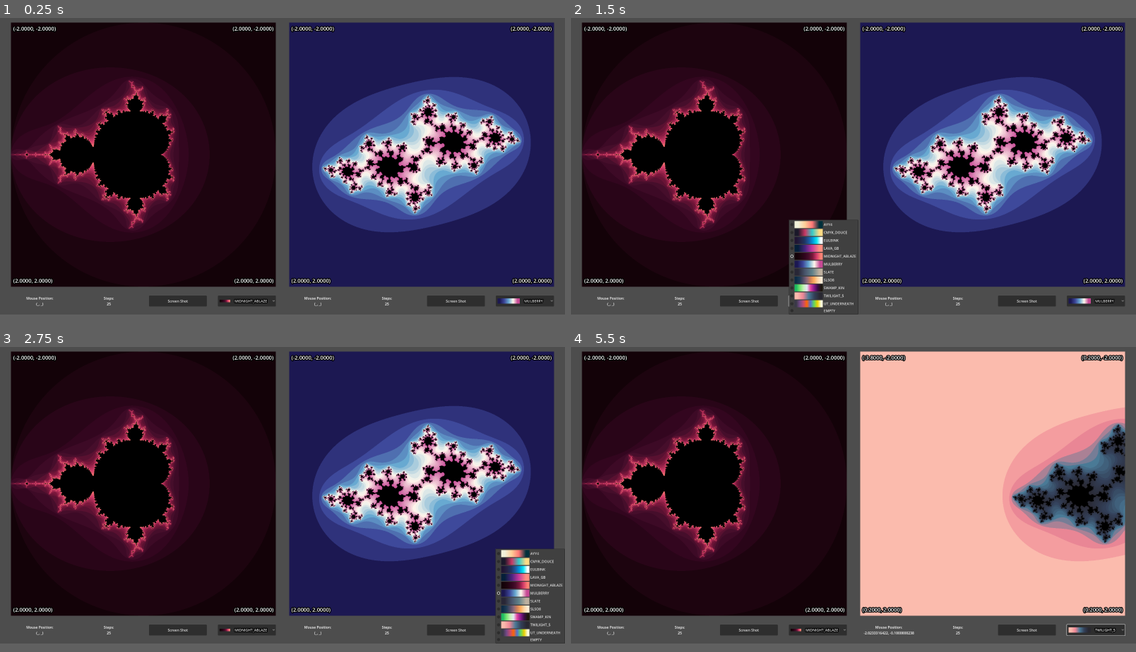
Above: before the commit, frames 1-4 (two rows, left to right).
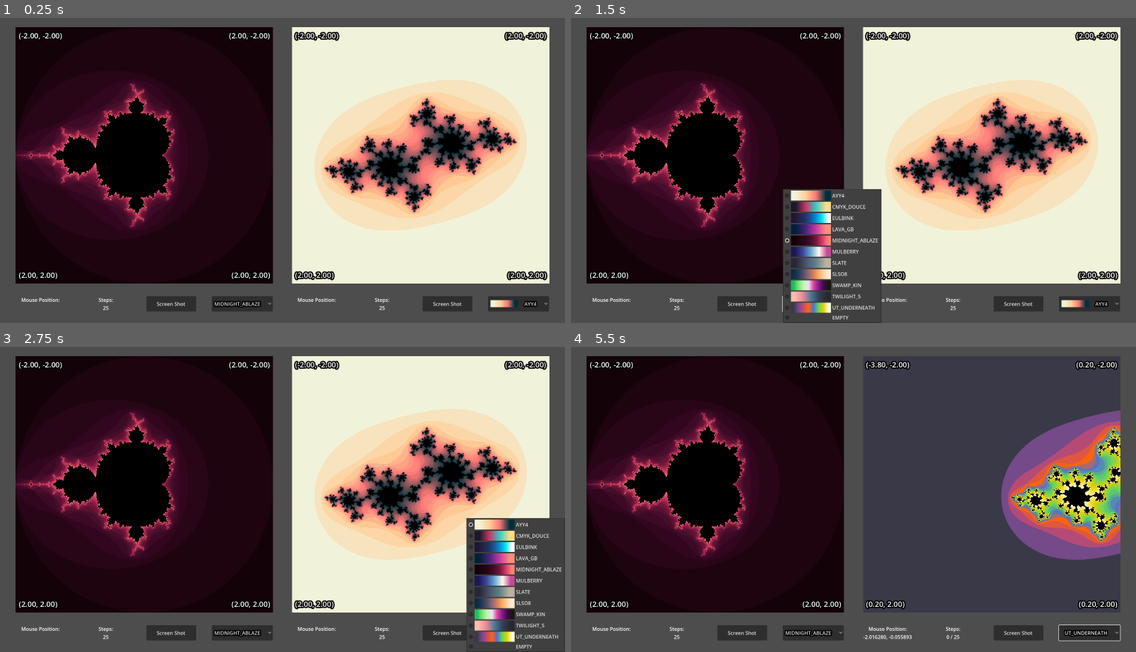
Above: after the commit, the same moments.

Repository: kirkatia98/mandelbrot
Game: Godot game, scene res://root.tscn
The game is run twice, just before and just after one commit, with the same random seed, the same clock (stepped at 60 frames per second) and the same inputs.
Inputs (mouse positions are in pixels of both pictures, inside the frame that each line leads up to):
- Up to frame 1 (0.25 s): no input
- Up to frame 2 (1.5 s): click "Screen Shot" at 0.5 s; click "MIDNIGHT_ABLAZE" at 1.25 s
- Up to frame 3 (2.75 s): click (525, 630) at 2 s, where only the run before the commit has a clickable "MULBERRY"
- Up to frame 4 (5.5 s): click (1090, 624) at 2.75 s, where only the run after the commit has a clickable "AYY4"; click (1096, 630) at 3.5 s, where only the run before the commit has a clickable "TWILIGHT_5"; click (1090, 624) at 4.25 s, where only the run after the commit has a clickable "UT_UNDERNEATH"; tap Enter at 5 s; move the mouse to (977, 478) at 5.02 s; hold Right (ui_right) from 5.03 s (still down); click (977, 478) at 5.17 s
In our replay, the window is 800x430 before the commit and 800x442 after it. These sizes can differ from the game's own. Grey fills any space a smaller window leaves; there, only what the larger window draws over its background counts as a difference.

The runs differ from the first frame. In frame 1, 46% of the frame differs, in the area x 1-99%, y 1-97%; in frame 2, 49%, in the area x 1-99%, y 1-100%; in frame 3, 46%; in frame 4, 47%.

Commit message:
Steps counter in UI

Diff:
--- a/fractal/boundary_coordinates.gd
+++ b/fractal/boundary_coordinates.gd
@@ -11,7 +11,7 @@
 
 
 func _on_fractal_update_labels():
-	var fmt_str : String = "(%.4f, %-.4f)"
+	var fmt_str : String = "(%.2f, %-.2f)"
 
 	var x1: float = f.rect_position.x
 	var x2: float = f.rect_position.x + f.rect_size.x
--- a/fractal/debug_hints.gd
+++ b/fractal/debug_hints.gd
@@ -9,11 +9,11 @@
 
 
 func _on_fractal_update_labels():
-	var fmt_str : String = "%.10f, %.10f"
+	var mp_text = ""
+	var esc_text = ""
 
-	MS.text = "Steps:\n%d" % f.scale_iterations()
+	var iterations : int = f.scale_iterations()
 
-	var mp_text = "(_, _)"
 	if not Engine.is_editor_hint() and f.is_node_ready():
 
 		# if in the code, get the local mouse position and scale it to the display size
@@ -23,6 +23,13 @@
 
 		if(screen_rect.has_point(local_mouse)):
 			var mouse_position = f.local_to_shader(local_mouse)
+
+			var fmt_str : String = "%.6f, %.6f"
 			mp_text = fmt_str % [mouse_position.x, mouse_position.y]
 
+			var esc : int = f.compute_point(iterations, mouse_position)
+			esc_text = "%d / " % esc
+
+
+	MS.text = "Steps:\n%s%d" % [esc_text, iterations]
 	MP.text = "Mouse Position:\n" + mp_text
--- a/fractal/fractal.gd
+++ b/fractal/fractal.gd
@@ -4,6 +4,8 @@
 signal update_labels
 signal update_shader
 
+enum FractalType { NONE, MANDLEBROT, JULIA }
+@export var fractalType: FractalType
 
 @export var palette : Palette.Enum:
 	set(val):
@@ -14,7 +16,6 @@
 @export var pan_speed : float = 0.05
 @export var zoom_speed : float = 0.95
 @export var margin : int = 25
-
 
 @export_group("Exported Resources")
 @export var pm : PaletteManager
@@ -82,9 +83,30 @@
 	return int(50.0/pow(rect_size.length(), 0.4))
 
 
-func compute_point():
-	pass
+func compute_point(iterations : int, coord : Vector2):
+	var z : Vector2 = Vector2(0.0, 0.0)
+	var c : Vector2 = Vector2(0.0, 0.0)
 
+	var esc : int = iterations
+
+	match(fractalType):
+		FractalType.NONE:
+			return 0
+		FractalType.MANDLEBROT:
+			c = coord
+		FractalType.JULIA:
+			z = coord
+
+	var zp : Vector2
+	for loops in range(0, iterations):
+		zp = Vector2( pow(z.x, 2.0) - pow(z.y, 2.0), 2 * z.x * z.y ) + c
+		z = zp
+
+		if zp.length() >= 2.0 :
+			esc = loops
+			break
+
+	return esc
 
 func _process(delta):
 
--- a/fractal/fractal.tscn
+++ b/fractal/fractal.tscn
@@ -17,8 +17,8 @@
 shader = ExtResource("4_lsovt")
 shader_parameter/cursor = null
 shader_parameter/debug = null
-shader_parameter/rect_position = Vector2(-2, -2)
-shader_parameter/rect_size = Vector2(4, 4)
+shader_parameter/rect_position = Vector2(-3.612, -2)
+shader_parameter/rect_size = Vector2(7.224, 4)
 shader_parameter/palette_image = ExtResource("4_x832o")
 
 [node name="Fractal" type="Control" node_paths=PackedStringArray("screen")]
@@ -33,6 +33,8 @@
 pm = ExtResource("2_kjhv3")
 screen = NodePath("Screen Viewport/SubViewport/Screen")
 shader_material = SubResource("ShaderMaterial_uk4db")
+rect_position = Vector2(-3.612, -2)
+rect_size = Vector2(7.224, 4)
 palette_image = ExtResource("4_x832o")
 
 [node name="Screen Viewport" type="SubViewportContainer" parent="."]
@@ -48,7 +50,7 @@
 
 [node name="SubViewport" type="SubViewport" parent="Screen Viewport" node_paths=PackedStringArray("f")]
 handle_input_locally = false
-size = Vector2i(2560, 1377)
+size = Vector2i(1806, 1000)
 render_target_update_mode = 4
 script = ExtResource("4_173sy")
 f = NodePath("../..")
@@ -89,7 +91,7 @@
 layout_mode = 1
 offset_right = 111.0
 offset_bottom = 23.0
-text = "(-2.0000, -2.0000)"
+text = "(-3.61, -2.00)"
 label_settings = ExtResource("8_nua8f")
 horizontal_alignment = 1
 vertical_alignment = 1
@@ -102,7 +104,7 @@
 offset_left = -106.0
 offset_bottom = 23.0
 grow_horizontal = 0
-text = "(2.0000, -2.0000)"
+text = "(3.61, -2.00)"
 label_settings = ExtResource("8_nua8f")
 horizontal_alignment = 1
 vertical_alignment = 1
@@ -118,7 +120,7 @@
 offset_top = -23.0
 grow_horizontal = 0
 grow_vertical = 0
-text = "(2.0000, 2.0000)"
+text = "(3.61, 2.00)"
 label_settings = ExtResource("8_nua8f")
 horizontal_alignment = 1
 vertical_alignment = 1
@@ -131,7 +133,7 @@
 offset_top = -23.0
 offset_right = 101.0
 grow_vertical = 0
-text = "(2.0000, 2.0000)"
+text = "(3.61, 2.00)"
 label_settings = ExtResource("8_nua8f")
 horizontal_alignment = 1
 vertical_alignment = 1
@@ -162,7 +164,7 @@
 size_flags_horizontal = 3
 size_flags_vertical = 1
 text = "Mouse Position:
-(_, _)"
+"
 horizontal_alignment = 1
 
 [node name="Max Steps" type="Label" parent="Debug Hints/HBoxContainer"]
--- a/project.godot
+++ b/project.godot
@@ -19,8 +19,8 @@
 
 [display]
 
-window/size/viewport_width=2560
-window/size/viewport_height=1377
+window/size/viewport_width=1806
+window/size/viewport_height=1000
 window/size/mode=2
 
 [input]
--- a/root.tscn
+++ b/root.tscn
@@ -4,7 +4,7 @@
 [ext_resource type="Shader" path="res://fractal/shader_code/julia.gdshader" id="2_on53s"]
 [ext_resource type="Shader" path="res://fractal/shader_code/mandlebrot.gdshader" id="3_6eo24"]
 [ext_resource type="Texture2D" uid="uid://bfmu24sbh31lw" path="res://palette/textures/midnight-ablaze-1x.png" id="3_s6hs8"]
-[ext_resource type="Texture2D" uid="uid://brypg8muysawd" path="res://palette/textures/mulberry-1x.png" id="5_cjykk"]
+[ext_resource type="Texture2D" uid="uid://6wkpxm0ouq8a" path="res://palette/textures/ayy4-1x.png" id="5_vu62g"]
 
 [sub_resource type="ShaderMaterial" id="ShaderMaterial_vfymx"]
 shader = ExtResource("3_6eo24")
@@ -19,7 +19,7 @@
 shader_parameter/debug = null
 shader_parameter/rect_position = Vector2(-2, -2)
 shader_parameter/rect_size = Vector2(4, 4)
-shader_parameter/palette_image = ExtResource("5_cjykk")
+shader_parameter/palette_image = ExtResource("5_vu62g")
 
 [node name="Root" type="Control"]
 layout_mode = 3
@@ -49,13 +49,17 @@
 [node name="Mandelbrot" parent="MarginContainer/HBoxContainer" instance=ExtResource("2_45h1s")]
 layout_mode = 2
 size_flags_horizontal = 3
+fractalType = 1
 palette = 4
 shader_material = SubResource("ShaderMaterial_vfymx")
+rect_position = Vector2(-2, -2)
+rect_size = Vector2(4, 4)
 palette_image = ExtResource("3_s6hs8")
 
 [node name="Julia" parent="MarginContainer/HBoxContainer" instance=ExtResource("2_45h1s")]
 layout_mode = 2
 size_flags_horizontal = 3
-palette = 5
+fractalType = 2
 shader_material = SubResource("ShaderMaterial_r5ea2")
-palette_image = ExtResource("5_cjykk")
+rect_position = Vector2(-2, -2)
+rect_size = Vector2(4, 4)
